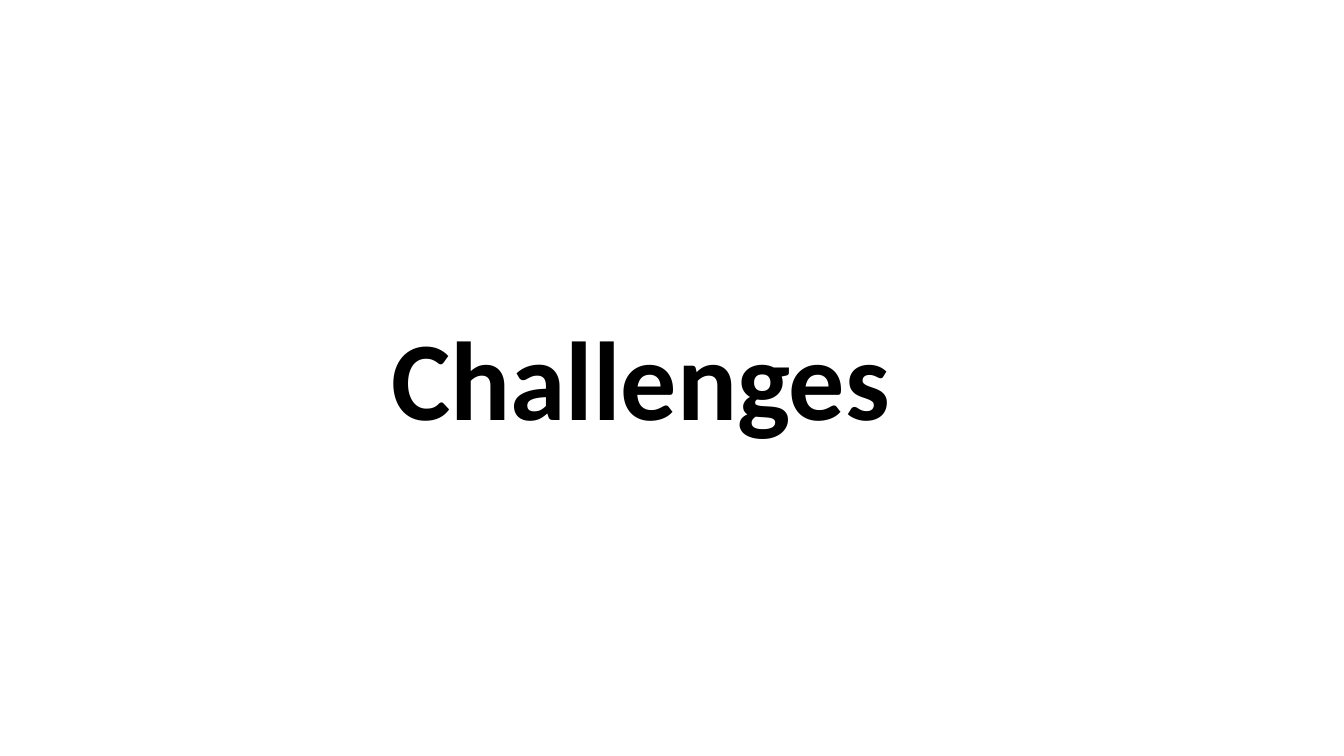
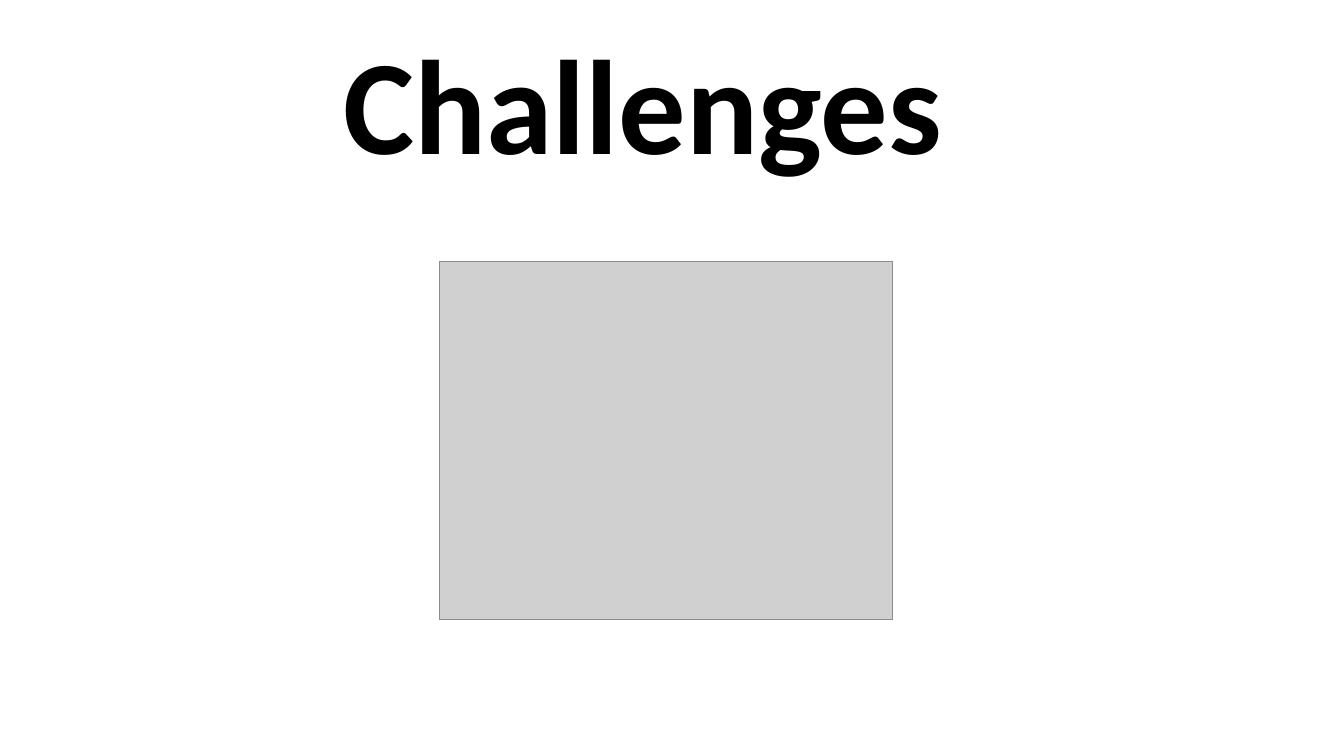
Before and after one commit to r-kass/gNetPlus, a slide deck: slide 6 of hackathon pres3.pptx. Drawn at 1344x756 pixels with LibreOffice and Linux fonts; fonts in the diff are those of the drawing; grey boxes stand for pictures; background and template pictures are left out. Boxes give left, top, right and bottom in pixels: in the first picture for what was removed or moved away, otherwise in the second. Text is boxed around its words. In the diff, an @@ line names an element or a change of style, - is before the commit and + after.

```diff
--- a/hackathon pres3.pptx
+++ b/hackathon pres3.pptx
@@ text "Challenges": place and size @@
-text "Challenges" at [391, 341, 889, 439]
+text "Challenges" at [343, 59, 941, 177]
@@ text "Challenges" at [343, 59, 941, 177]: size 80 to 96 pt @@
@@ picture added at [440, 261, 893, 620] @@
```
Also in this commit, not shown: 2 other slides changed, 5 slides added, 3 slides removed.
